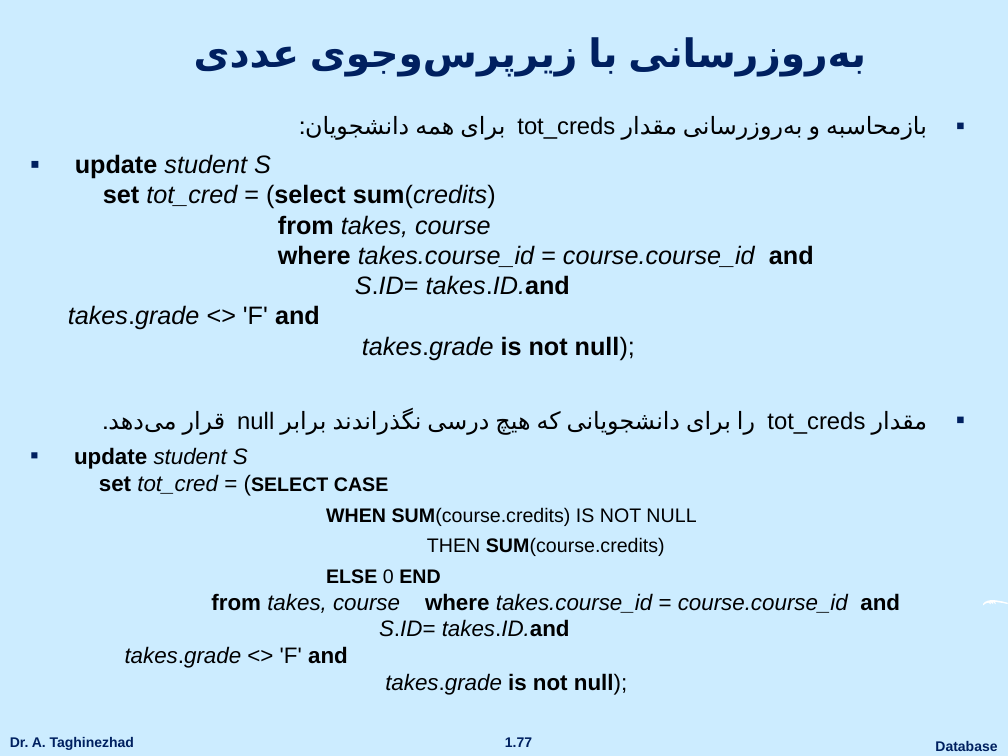
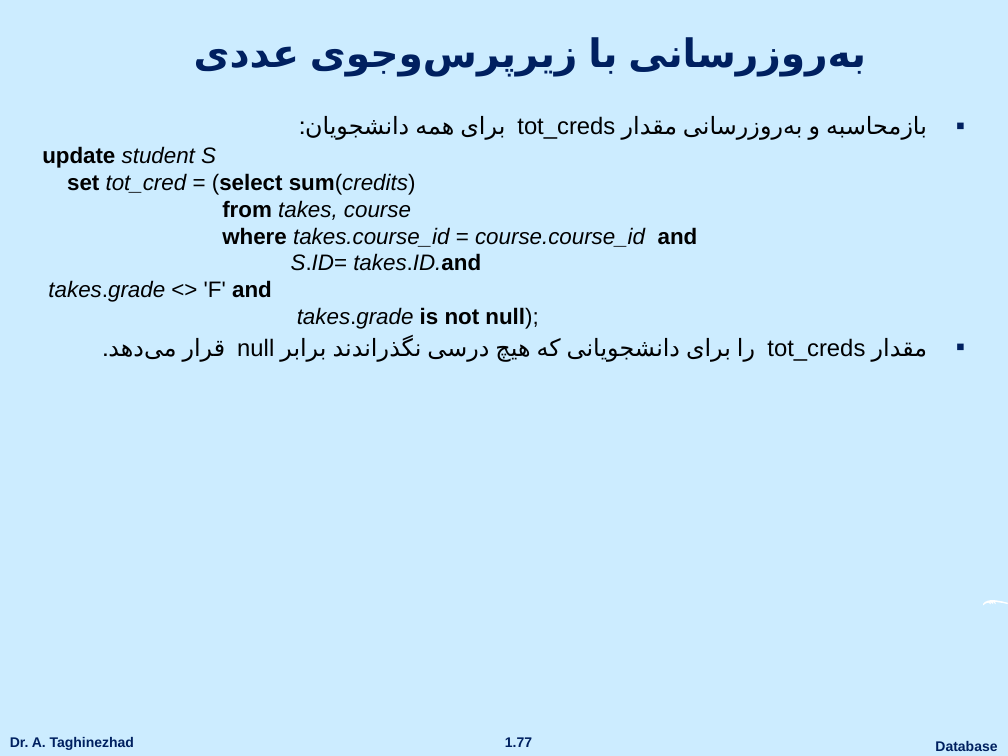
Before and after one commit to ataghinezhad/ataghinezhad.github.io, a slide deck: slide 77 of courses/downloads/temp/Database_Lec3.pptx. Drawn at 1008x756 pixels with LibreOffice and Linux fonts; fonts in the diff are those of the drawing; background and template pictures are left out. Boxes give left, top, right and bottom in pixels: in the first picture for what was removed or moved away, otherwise in the second. Text is boxed around its words. In the diff, an @@ line names an element or a change of style, - is before the commit and + after.

```diff
--- a/courses/downloads/temp/Database_Lec3.pptx
+++ b/courses/downloads/temp/Database_Lec3.pptx
@@ text added at [42,146,698,329], 16 pt, text #000000, italic @@
+update student S
+set tot_cred = (select sum(credits)
+from takes, course
+where takes.course_id = course.course_id and
+S.ID= takes.ID.and takes.grade <> 'F' and
+takes.grade is not null);
@@ text at [68,154,814,360]: paragraph removed @@
-▪ update student S
-  set tot_cred = (select sum(credits)
-  from takes, course
-  where takes.course_id = course.course_id and
-  S.ID= takes.ID.and takes.grade <> 'F' and
-  takes.grade is not null);
@@ text at [74,447,900,695]: paragraphs removed @@
-▪ update student S
-  set tot_cred = (SELECT CASE
-    WHEN SUM(course.credits) IS NOT NULL
-    THEN SUM(course.credits)
-    ELSE 0 END
-    from takes, course where takes.course_id = course.course_id and
-    S.ID= takes.ID.and takes.grade <> 'F' and
-    takes.grade is not null);
```
Also in this commit, not shown: 1 slide added, 1 other file.
